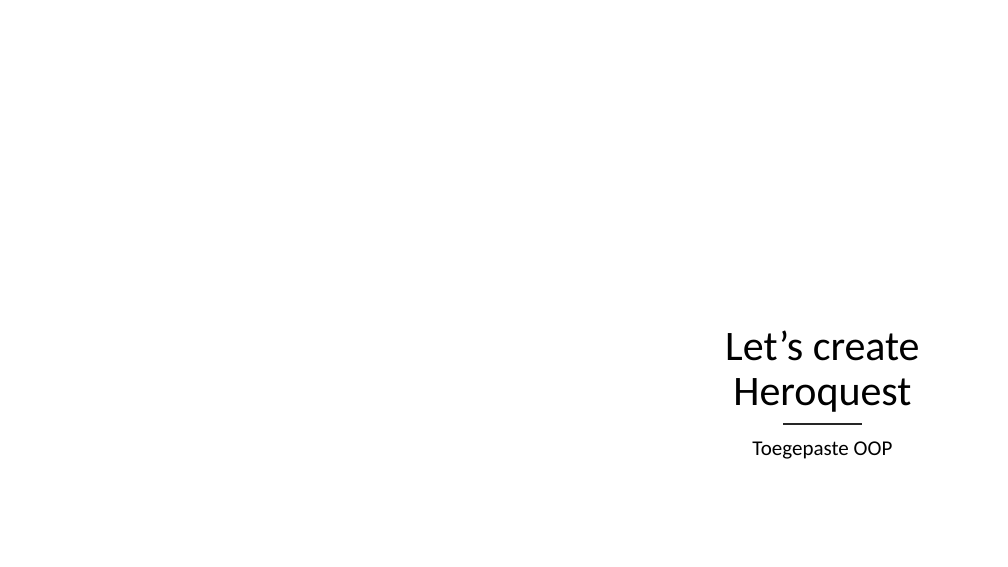
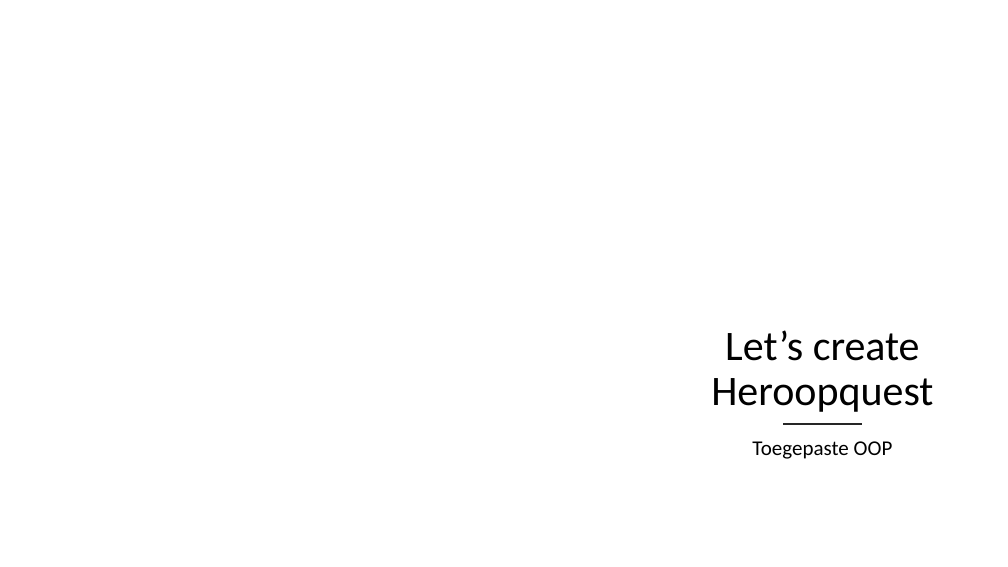
Before and after one commit to AP-IT-GH/HeroopQuest, a slide deck: slide 1 of slides/les1_heroopquest.pptx. Drawn at 1008x567 pixels with LibreOffice and Linux fonts; fonts in the diff are those of the drawing; background and template pictures are left out. Boxes give left, top, right and bottom in pixels: in the first picture for what was removed or moved away, otherwise in the second. Text is boxed around its words. In the diff, an @@ line names an element or a change of style, - is before the commit and + after.

```diff
--- a/slides/les1_heroopquest.pptx
+++ b/slides/les1_heroopquest.pptx
@@ title at (x1=711, y1=330, x2=933, y2=412): text changed @@
-Let’s create Heroquest
+Let’s create Heroopquest
```
Also in this commit, not shown: 1 other file.
